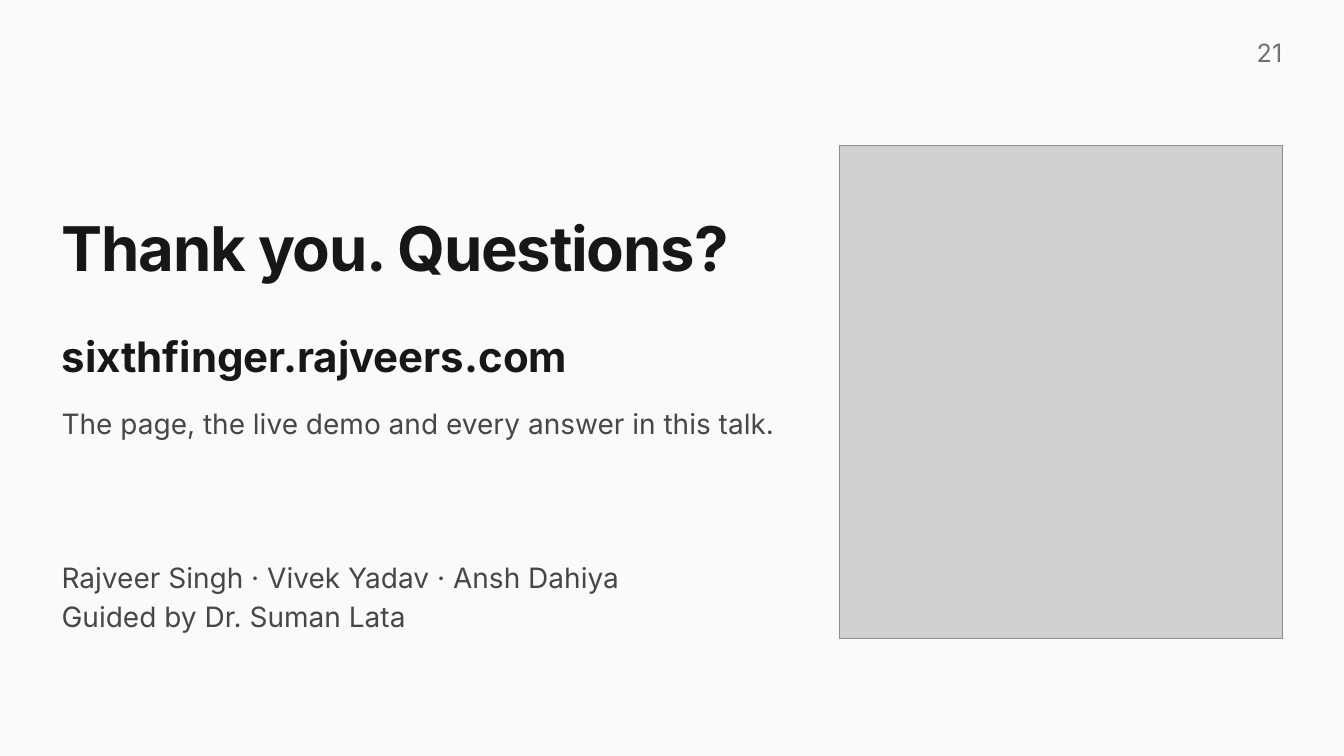
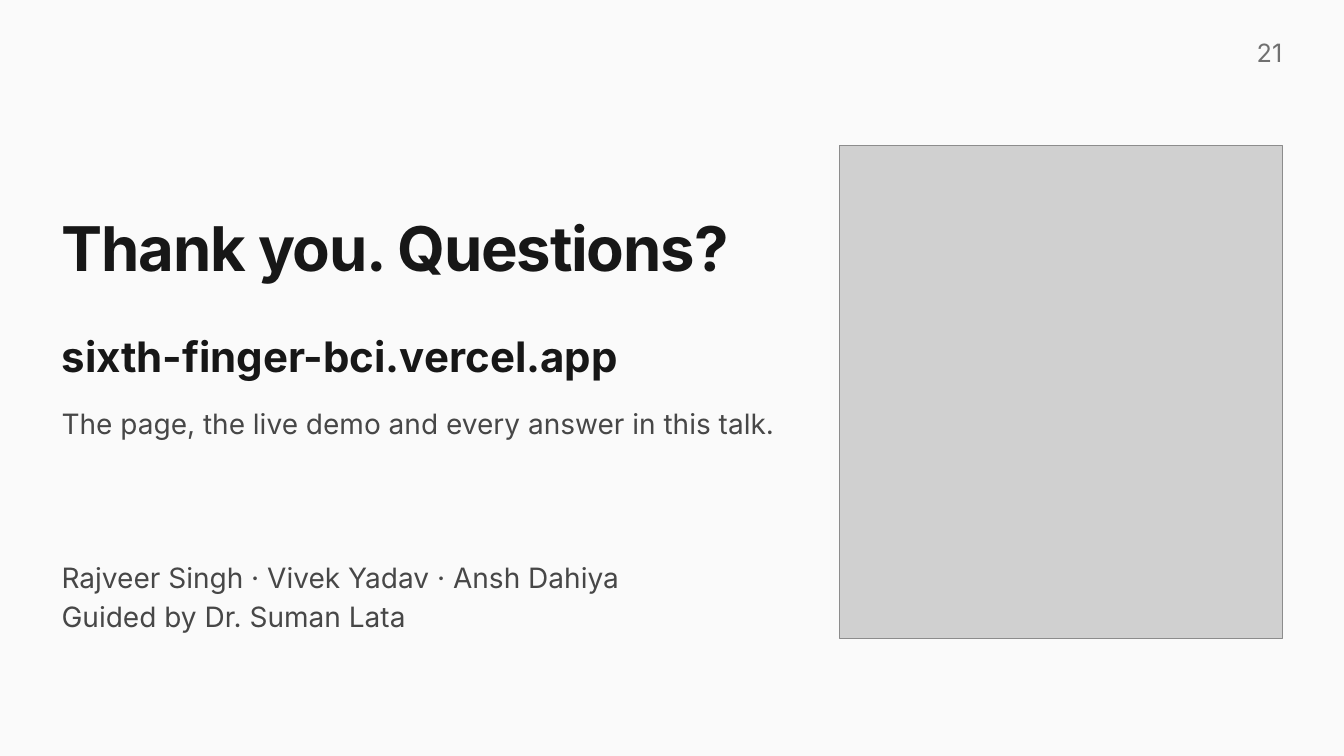
Before and after one commit to rajveeerr/sixth-finger-bci, a slide deck: slide 21 of report/slides/sixth-finger-bci.pptx. Drawn at 1344x756 pixels with LibreOffice and Linux fonts; fonts in the diff are those of the drawing; grey boxes stand for pictures. Boxes give left, top, right and bottom in pixels: in the first picture for what was removed or moved away, otherwise in the second. Text is boxed around its words. In the diff, an @@ line names an element or a change of style, - is before the commit and + after.

Commit message:
Rebuild the documents with the Vercel address: the PES paper in Word and PDF, the slides with Inter loaded, and the paper, slides and report the site serves

```diff
--- a/report/slides/sixth-finger-bci.pptx
+++ b/report/slides/sixth-finger-bci.pptx
@@ text at bbox=[62, 340, 618, 381]: text changed @@
-sixthfinger.rajveers.com
+sixth-finger-bci.vercel.app
```
Also in this commit, not shown: 1 other slide changed, 8 other files.
